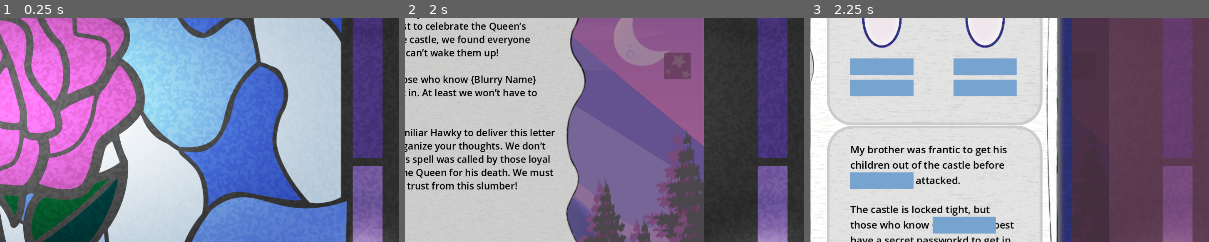
Above: before the commit, frames 1-3 (left to right).
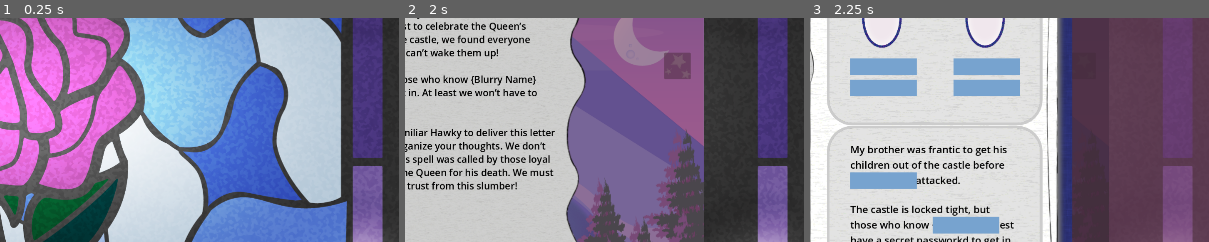
Above: after the commit, the same moments.

Repository: hwfwalton/SleepingCastleAlpha
Game: Godot game, scene res://root.tscn
The game is run twice, just before and just after one commit, with the same random seed, the same clock (stepped at 60 frames per second) and the same inputs.
Inputs (mouse positions are % of the whole screen's width and height, from its top left):
- Up to frame 1 (0.25 s): no input
- Up to frame 2 (2 s): click "Start" at 0.5 s; click (40, 64) at 1.25 s
- Up to frame 3 (2.25 s): click (96, 21) at 2 s
The pictures show only the part of the screen within x 50-100%, y 28-78%; the shares and areas given below are measured in that part.

Frames 1-2 are identical in both runs. In frame 3, 0.4% of the frame differs, in the area x 25-53%, y 17-97%.

Commit message:
Slightly widen the clue items so they center nicely

Diff:
--- a/BookView/book_view_clue_item.tscn
+++ b/BookView/book_view_clue_item.tscn
@@ -3,11 +3,11 @@
 [ext_resource type="Script" path="res://BookView/book_view_clue_item.gd" id="1_g813t"]
 
 [node name="BookViewClueItem" type="PanelContainer"]
-custom_minimum_size = Vector2(152, 40)
+custom_minimum_size = Vector2(160, 40)
 anchors_preset = 15
 anchor_right = 1.0
 anchor_bottom = 1.0
-offset_right = -1768.0
+offset_right = -1760.0
 offset_bottom = -1040.0
 grow_horizontal = 2
 grow_vertical = 2
--- a/BookView/book_view_clue_item_combined.tscn
+++ b/BookView/book_view_clue_item_combined.tscn
@@ -8,7 +8,7 @@
 anchors_preset = 15
 anchor_right = 1.0
 anchor_bottom = 1.0
-offset_right = -1768.0
+offset_right = -1760.0
 offset_bottom = -1040.0
 grow_horizontal = 2
 grow_vertical = 2
@@ -19,7 +19,7 @@
 layout_mode = 2
 
 [node name="BookViewClueItemDraggable" parent="." instance=ExtResource("2_7w4s7")]
-position = Vector2(76, 20)
+position = Vector2(80, 20)
 
 [connection signal="mouse_entered" from="." to="." method="_on_mouse_entered"]
 [connection signal="mouse_exited" from="." to="." method="_on_mouse_exited"]
--- a/BookView/book_view_clue_item_draggable.tscn
+++ b/BookView/book_view_clue_item_draggable.tscn
@@ -4,7 +4,7 @@
 [ext_resource type="PackedScene" uid="uid://d3tc64mctqeyy" path="res://BookView/book_view_clue_item.tscn" id="1_jl8sd"]
 
 [sub_resource type="RectangleShape2D" id="RectangleShape2D_mwhik"]
-size = Vector2(152, 40)
+size = Vector2(160, 40)
 
 [node name="BookViewClueItemDraggable" type="Node2D"]
 script = ExtResource("1_8wk7c")
--- a/BookView/book_view_clue_slot.tscn
+++ b/BookView/book_view_clue_slot.tscn
@@ -5,10 +5,10 @@
 [ext_resource type="PackedScene" uid="uid://d3tc64mctqeyy" path="res://BookView/book_view_clue_item.tscn" id="3_3hknp"]
 
 [sub_resource type="RectangleShape2D" id="RectangleShape2D_rqjxy"]
-size = Vector2(152, 40)
+size = Vector2(160, 40)
 
 [node name="BookViewClueSlot" type="Control" groups=["clue_slot"]]
-custom_minimum_size = Vector2(152, 40)
+custom_minimum_size = Vector2(160, 40)
 layout_mode = 3
 anchors_preset = 0
 offset_right = 40.0
@@ -17,16 +17,16 @@
 script = ExtResource("1_0kqaq")
 
 [node name="BookViewClueSlotCollider" type="StaticBody2D" parent="." groups=["droppable"]]
-position = Vector2(76, 20)
+position = Vector2(80, 20)
 script = ExtResource("2_jw3ni")
 
 [node name="CollisionShape2D" type="CollisionShape2D" parent="BookViewClueSlotCollider"]
 shape = SubResource("RectangleShape2D_rqjxy")
 
 [node name="ColorRect" type="ColorRect" parent="BookViewClueSlotCollider"]
-offset_left = -76.0
+offset_left = -80.0
 offset_top = -20.0
-offset_right = 76.0
+offset_right = 80.0
 offset_bottom = 20.0
 
 [node name="BookViewClueItem" parent="." instance=ExtResource("3_3hknp")]
